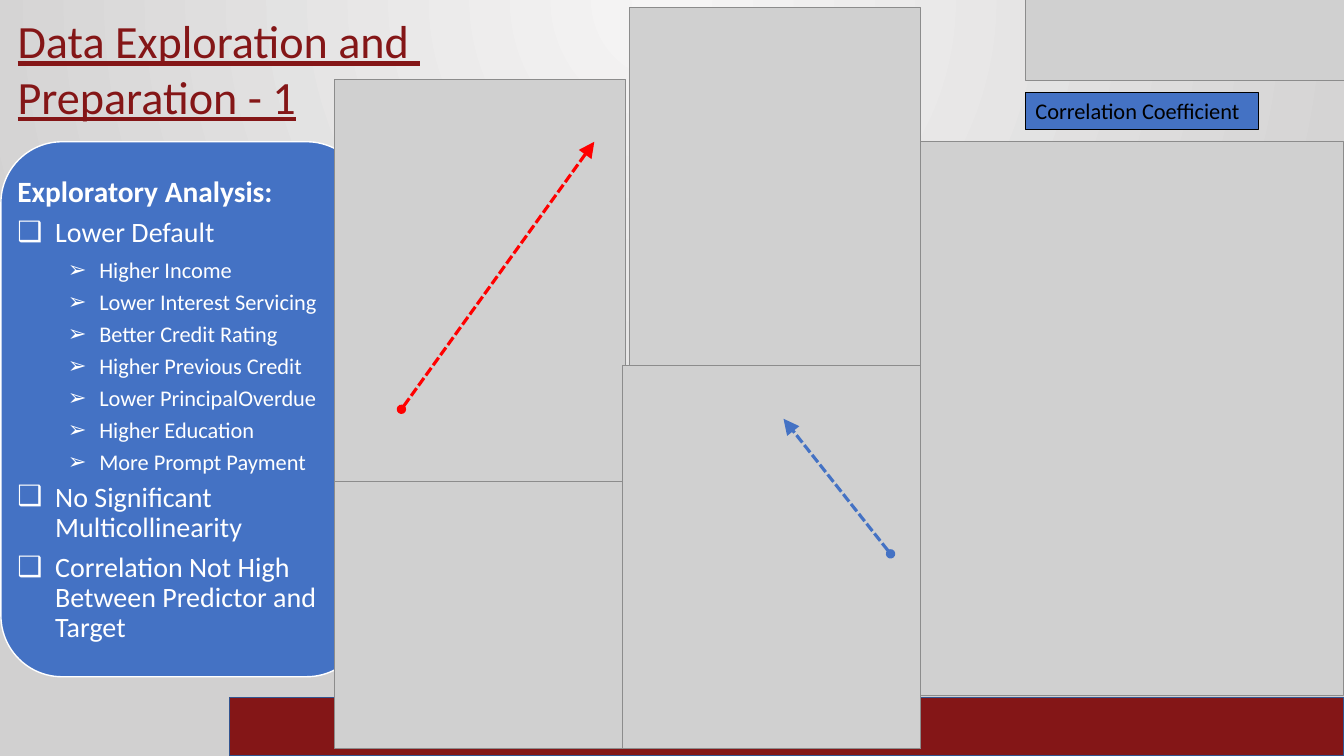
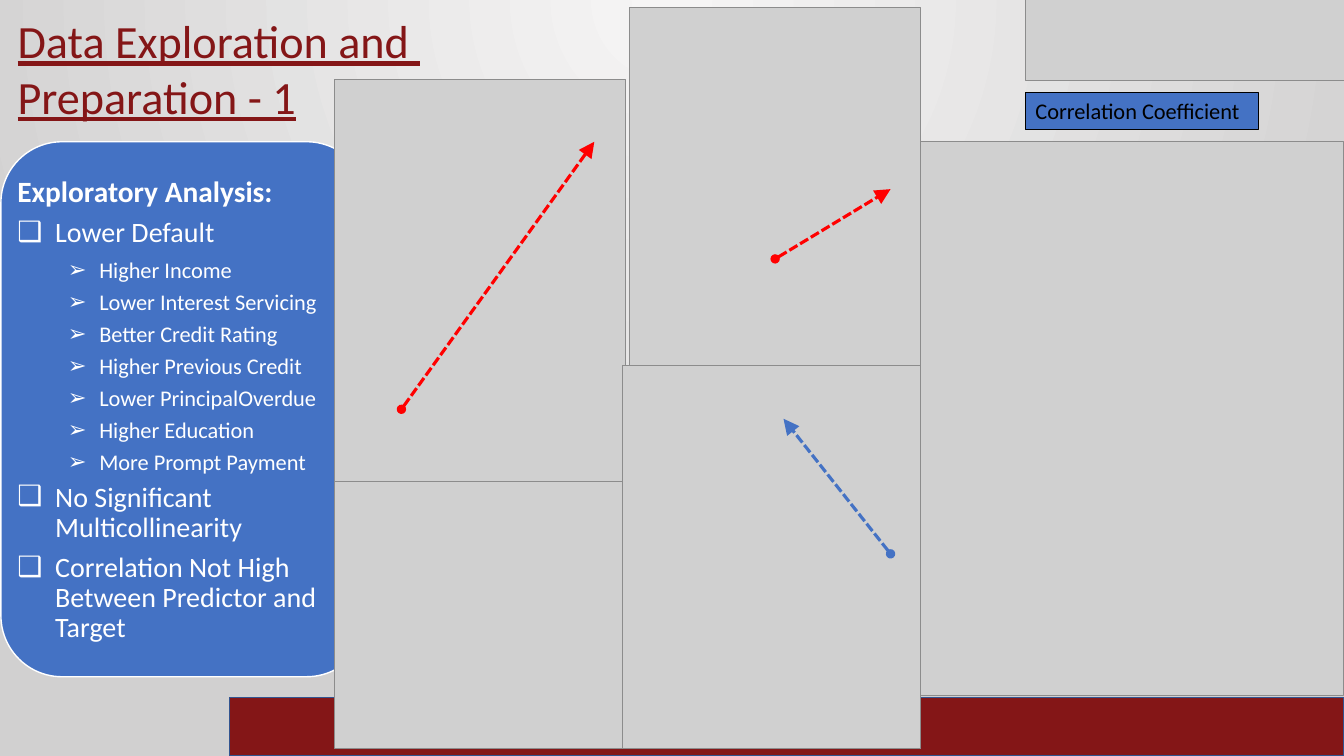
Before and after one commit to ramrao0102/DSA5900-Project, a slide deck: slide 4 of Ram_Rao_Final_Practicum.pptx. Drawn at 1344x756 pixels with LibreOffice and Linux fonts; fonts in the diff are those of the drawing; grey boxes stand for pictures; background and template pictures are left out. Boxes give left, top, right and bottom in pixels: in the first picture for what was removed or moved away, otherwise in the second. Text is boxed around its words. In the diff, an @@ line names an element or a change of style, - is before the commit and + after.

```diff
--- a/Ram_Rao_Final_Practicum.pptx
+++ b/Ram_Rao_Final_Practicum.pptx
@@ double arrow added from (775, 259) to (891, 190), #FF0000 2.25 pt dashed @@
```
Also in this commit, not shown: 2 other slides changed, 1 other file.
